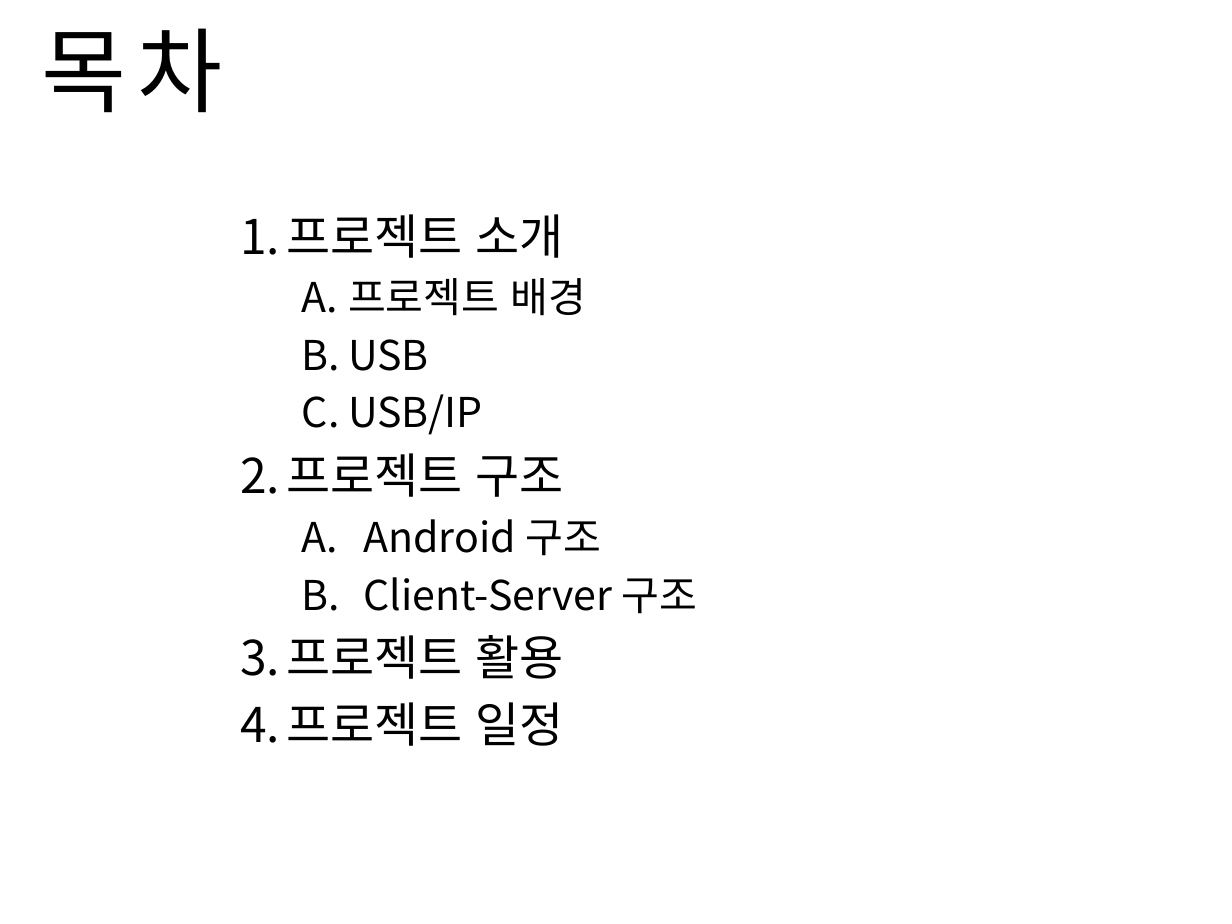
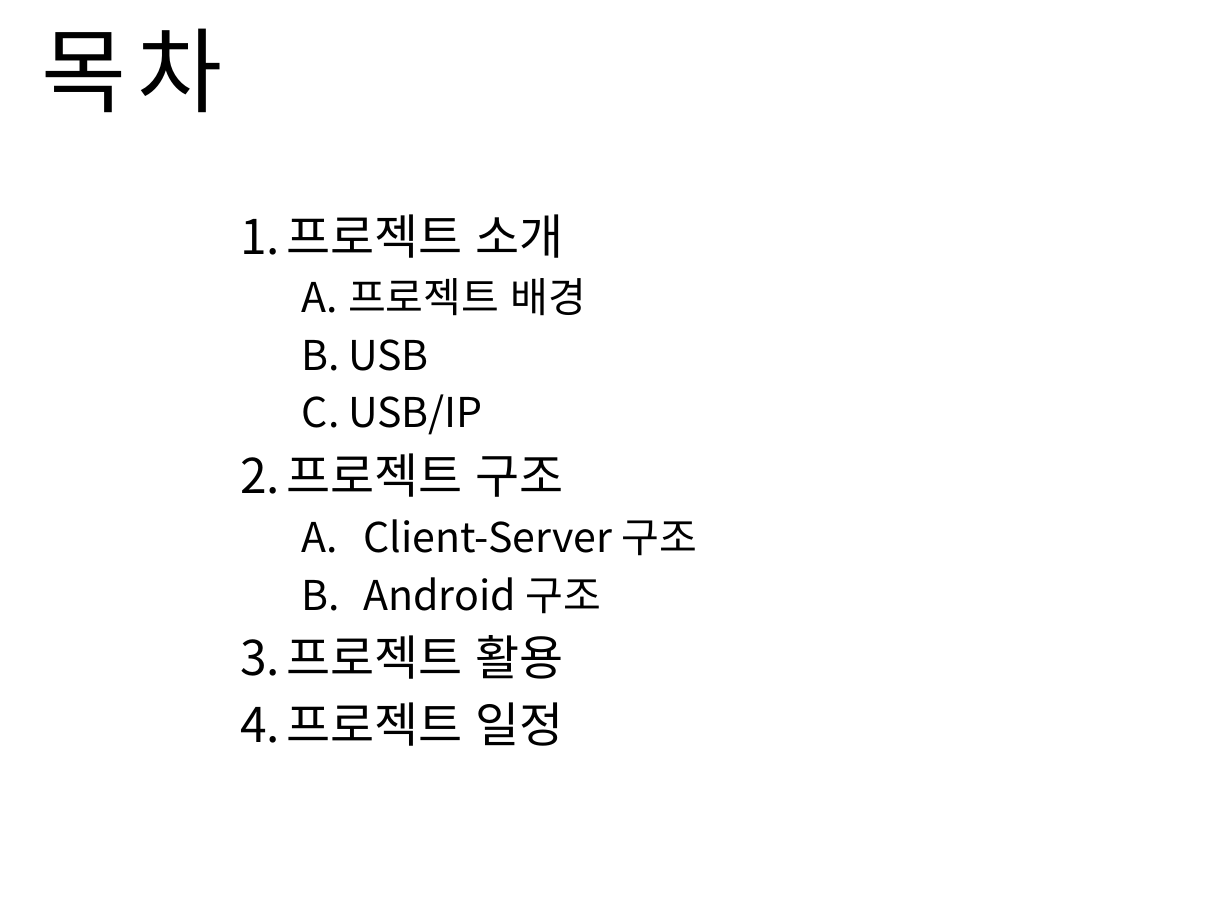
Before and after one commit to Sanghyun-Lee/Android-USB, a slide deck: slide 2 of Documents/presentation doc/proposal_presentation.pptx. Drawn at 1232x924 pixels with LibreOffice and Linux fonts; fonts in the diff are those of the drawing; background and template pictures are left out. Boxes give left, top, right and bottom in pixels: in the first picture for what was removed or moved away, otherwise in the second. Text is boxed around its words. In the diff, an @@ line names an element or a change of style, - is before the commit and + after.

```diff
--- a/Documents/presentation doc/proposal_presentation.pptx
+++ b/Documents/presentation doc/proposal_presentation.pptx
@@ text at bbox=[363, 519, 698, 556]: paragraph added @@
+  A. Client-Server 구조
@@ text at bbox=[363, 577, 698, 614]: paragraph removed @@
-  B. Client-Server 구조
```
Also in this commit, not shown: 7 other slides changed, 6 other files.
